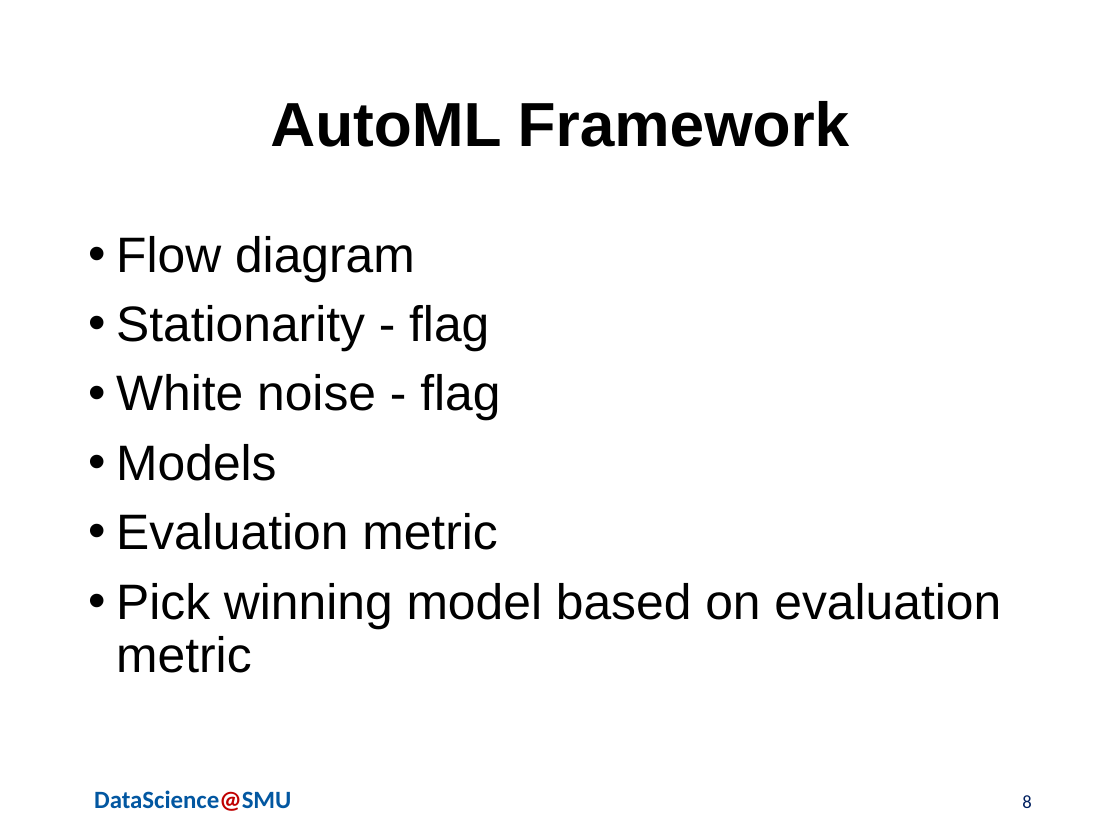
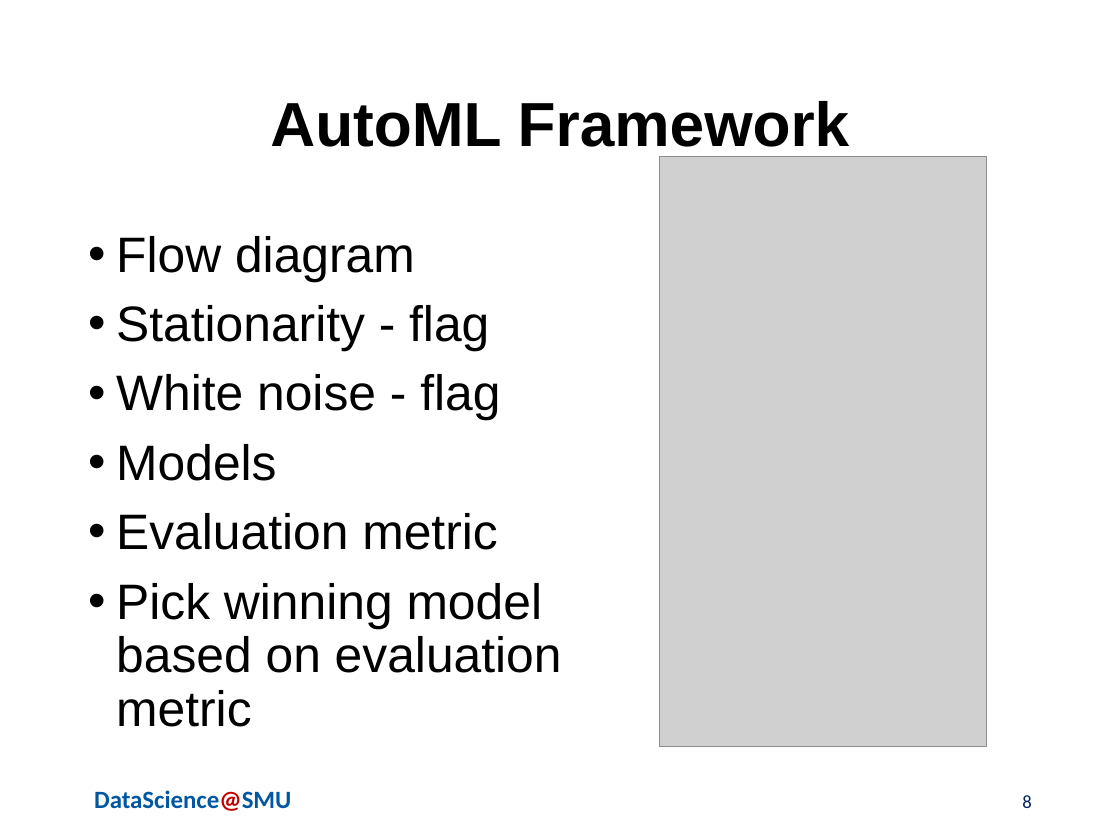
Before and after one commit to seashell-scientist/SMU-Capstone, a slide deck: slide 8 of paper/FordNavaTan_Presentation_Draft1.pptx. Drawn at 1120x840 pixels with LibreOffice and Linux fonts; fonts in the diff are those of the drawing; grey boxes stand for pictures; background and template pictures are left out. Boxes give left, top, right and bottom in pixels: in the first picture for what was removed or moved away, otherwise in the second. Text is boxed around its words. In the diff, an @@ line names an element or a change of style, - is before the commit and + after.

```diff
--- a/paper/FordNavaTan_Presentation_Draft1.pptx
+++ b/paper/FordNavaTan_Presentation_Draft1.pptx
@@ picture added at (660, 156, 987, 746) @@
@@ text "Flow diagram" rewrapped from (116, 236, 1001, 673) to (116, 236, 562, 727) @@
```
